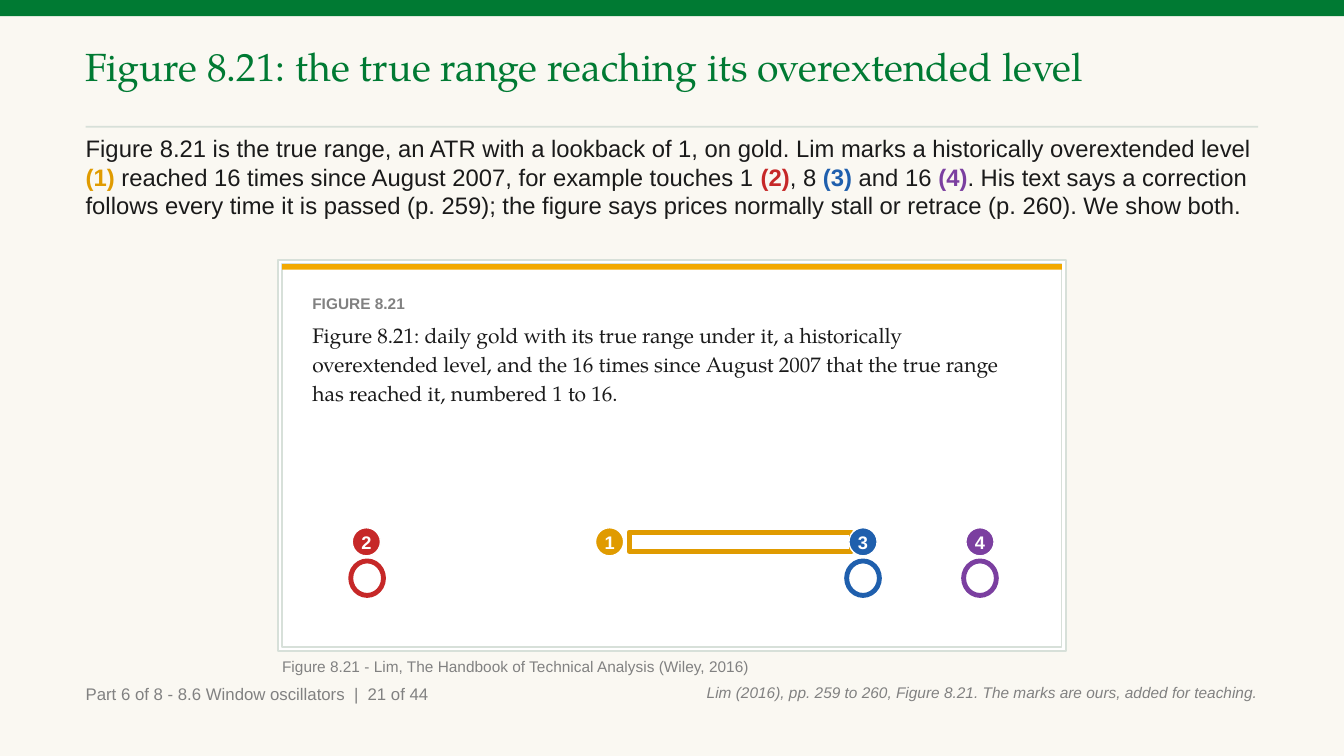
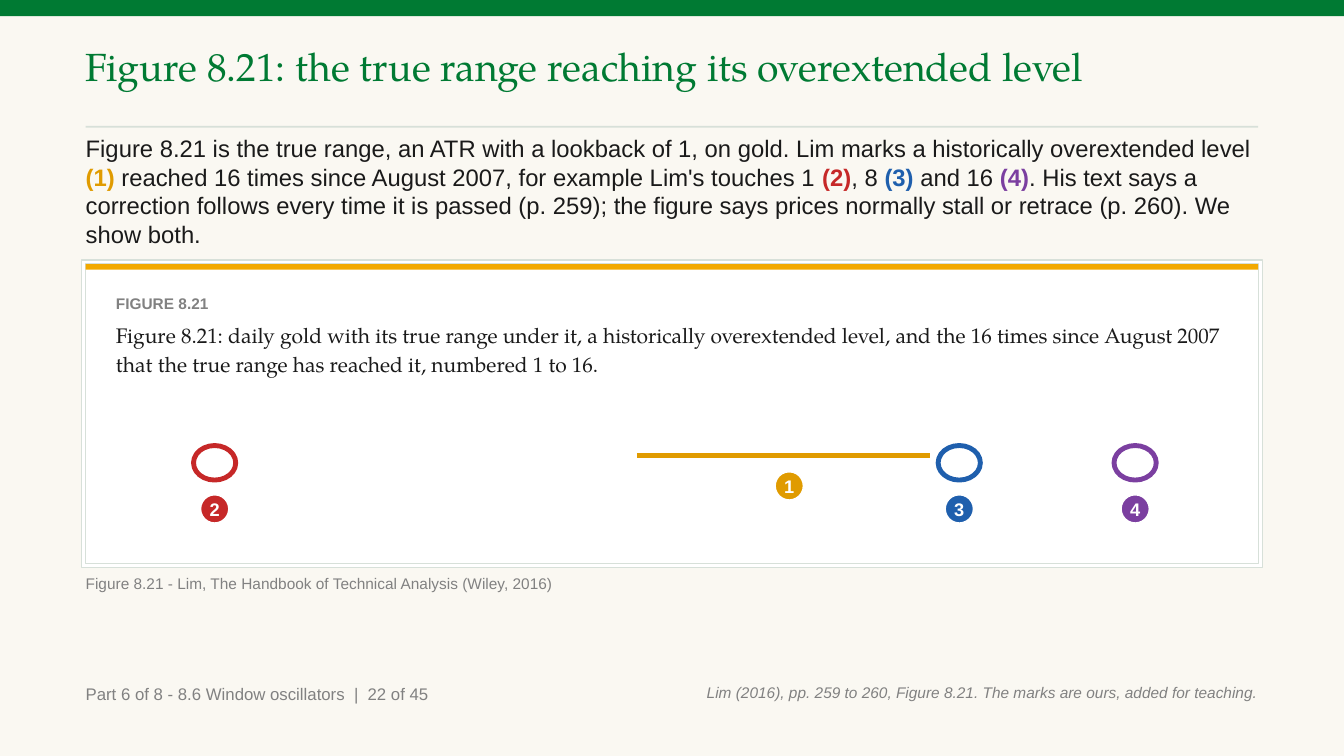
Before and after one commit to benjiesotelo-sudo/Telos_FIN1209, a slide deck: slide 210 of chapter-08/FIN1209-Chapter-08.pptx (slide 206 before the commit). Drawn at 1344x756 pixels with LibreOffice and Linux fonts; fonts in the diff are those of the drawing. Boxes give left, top, right and bottom in pixels: in the first picture for what was removed or moved away, otherwise in the second. Text is boxed around its words. In the diff, an @@ line names an element or a change of style, - is before the commit and + after.

```diff
--- a/chapter-08/FIN1209-Chapter-08.pptx
+++ b/chapter-08/FIN1209-Chapter-08.pptx
@@ text at [86,139,1250,244]: text changed @@
-Figure 8.21 is the true range, an ATR with a lookback of 1, on gold. Lim marks a historically overextended level (1) reached 16 times since August 2007, for example touches 1 (2), 8 (3) and 16 (4). His text says a correction follows every time it is passed (p. 259); the figure says prices normally stall or retrace (p. 260). We show both.
+Figure 8.21 is the true range, an ATR with a lookback of 1, on gold. Lim marks a historically overextended level (1) reached 16 times since August 2007, for example Lim's touches 1 (2), 8 (3) and 16 (4). His text says a correction follows every time it is passed (p. 259); the figure says prices normally stall or retrace (p. 260). We show both.
@@ rectangle: place and size @@
-rectangle at [278,260,1067,651]
+rectangle at [82,260,1262,568]
@@ rectangle: place and size @@
-rectangle at [282,264,1063,270]
+rectangle at [86,264,1258,270]
@@ rectangle: place and size @@
-rectangle at [282,264,1063,647]
+rectangle at [86,264,1258,564]
@@ text "FIGURE 8.21" rewrapped from [312,298,998,404] to [116,298,1219,378] @@
@@ ellipse: place and size @@
-ellipse at [351,562,383,596]
+ellipse at [194,446,236,480]
@@ ellipse: place and size @@
-ellipse at [847,562,879,596]
+ellipse at [939,446,981,480]
@@ ellipse: place and size @@
-ellipse at [964,562,996,596]
+ellipse at [1114,446,1156,480]
@@ line added from (637, 456) to (931, 456), #E09B00 3.5 pt @@
@@ ellipse "1": place and size @@
-ellipse "1" at [596,528,624,557]
+ellipse "1" at [775,472,804,500]
@@ ellipse "2": place and size @@
-ellipse "2" at [352,528,380,557]
+ellipse "2" at [201,495,229,523]
@@ ellipse "3": place and size @@
-ellipse "3" at [849,528,877,557]
+ellipse "3" at [946,495,974,523]
@@ ellipse "4": place and size @@
-ellipse "4" at [966,528,994,557]
+ellipse "4" at [1121,495,1149,523]
@@ rectangle removed at [629,532,851,552] @@
@@ text "Figure 8.21 - Lim, The ...": place and size @@
-text "Figure 8.21 - Lim, The ..." at [282,661,748,675]
+text "Figure 8.21 - Lim, The ..." at [86,578,552,592]
@@ text at [86,688,429,700]: text changed @@
-Part 6 of 8 - 8.6 Window oscillators | 21 of 44
+Part 6 of 8 - 8.6 Window oscillators | 22 of 45
```
Also in this commit, not shown: 90 other slides changed, 7 slides added, 11 other files.
